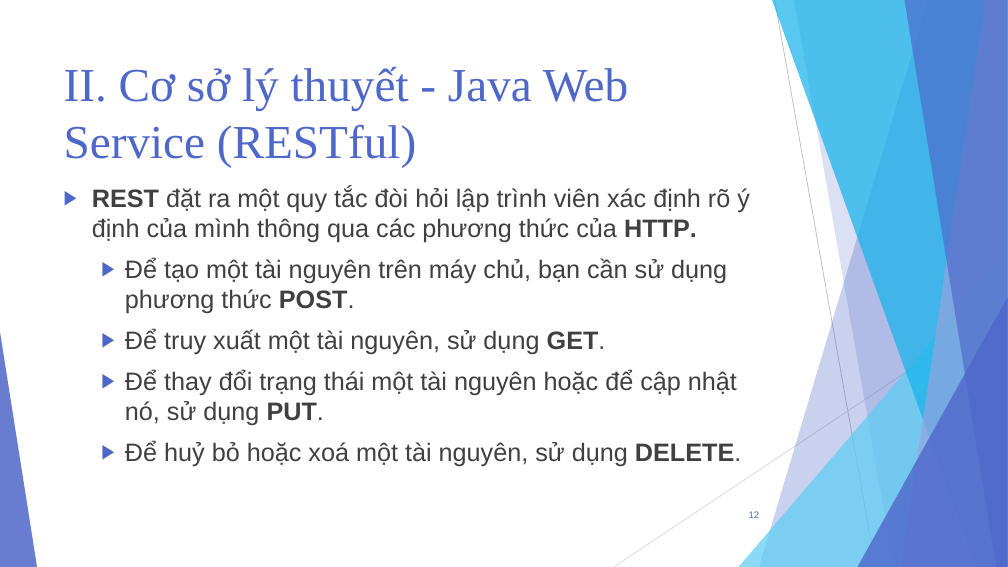
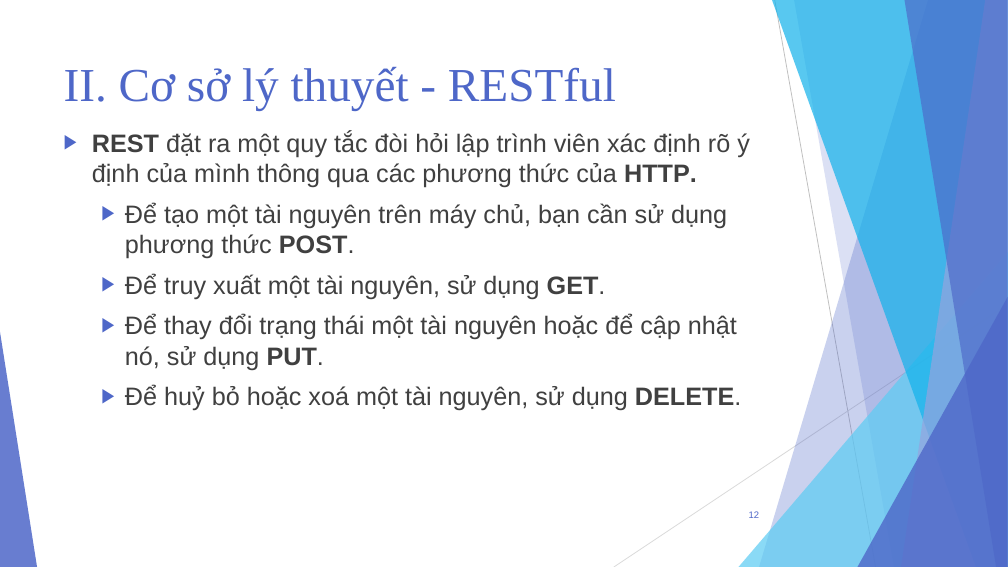
Before and after one commit to TMTAI/Android, a slide deck: slide 12 of Presentation-LuanVan.pptx. Drawn at 1008x567 pixels with LibreOffice and Linux fonts; fonts in the diff are those of the drawing. Boxes give left, top, right and bottom in pixels: in the first picture for what was removed or moved away, otherwise in the second. Text is boxed around its words. In the diff, an @@ line names an element or a change of style, - is before the commit and + after.

```diff
--- a/Presentation-LuanVan.pptx
+++ b/Presentation-LuanVan.pptx
@@ title at box(64, 67, 616, 110): text changed @@
-II. Cơ sở lý thuyết - Java Web Service (RESTful)
+II. Cơ sở lý thuyết - RESTful
@@ text "REST đặt ra một quy ...": place and size @@
-text "REST đặt ra một quy ..." at box(92, 187, 750, 467)
+text "REST đặt ra một quy ..." at box(92, 131, 750, 411)
```
Also in this commit, not shown: 14 other slides changed, 11 slides added, 7 slides removed, 19 other files.
